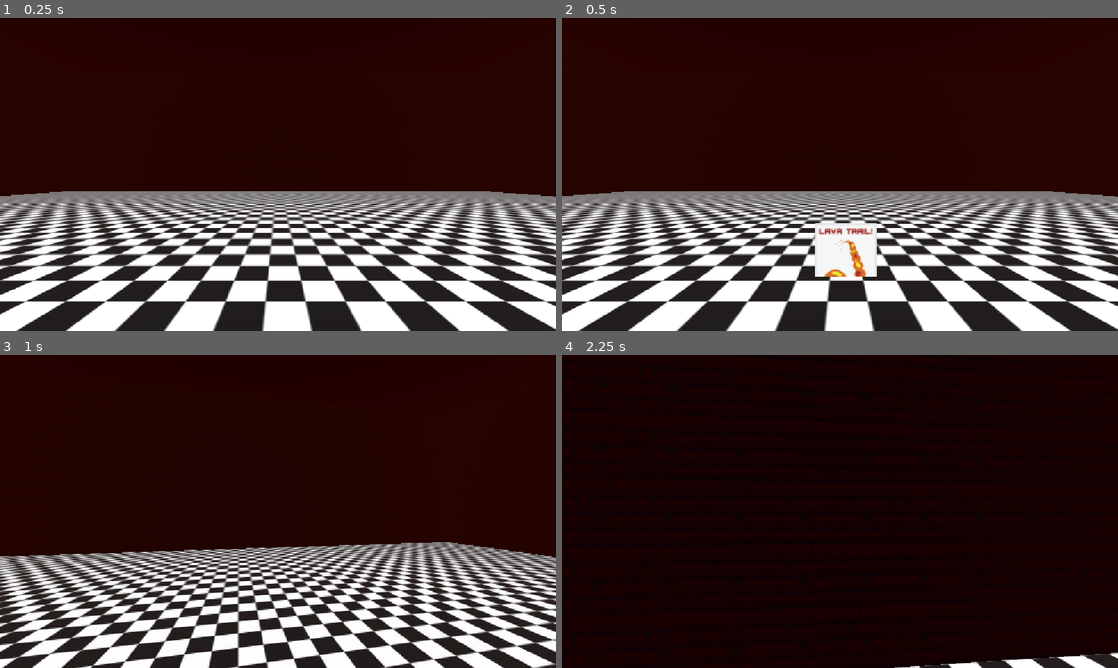
Above: before the commit, frames 1-4 (two rows, left to right).
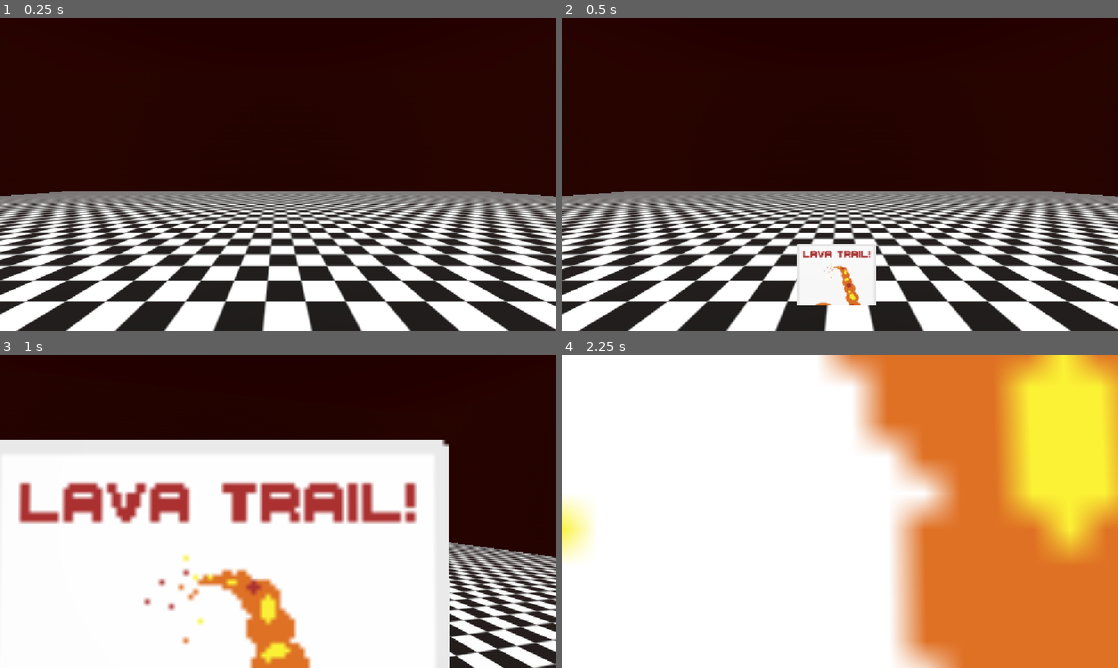
Above: after the commit, the same moments.

Repository: WeirdDude231/Kitchen-Prototype-Game
Game: Godot game, scene res://Main Folder/main_scene.tscn
Same seed, same stepped clock (60 frames per second), same inputs: the game is played once before the commit and once after it.
Inputs (mouse positions are in pixels of both pictures, inside the frame that each line leads up to):
- Up to frame 1 (0.25 s): no input
- Up to frame 2 (0.5 s): no input
- Up to frame 3 (1 s): tap Enter (ui_accept) at 0.5, 0.77 s; move the mouse to (305, 511) at 0.52 s; hold Up (ui_up) from 0.53 s (still down); click (305, 511) at 0.6 s
- Up to frame 4 (2.25 s): keep holding Up (ui_up); move the mouse to (812, 511) at 1.27 s; click (812, 511) at 1.35 s; tap Enter (ui_accept) at 1.52 s; move the mouse to (851, 505) at 2.02 s; click (851, 505) at 2.1 s

Frame 1 is identical in both runs. In frame 2, 2.0% of the frame differs, in the area x 42-57%, y 65-92%; in frame 3, 50%; in frame 4, 100%, in the area x 0-100%, y 0-100%.

Commit message:
Coded cards to work properly

Diff:
--- a/Main Folder/main_scene.tscn
+++ b/Main Folder/main_scene.tscn
@@ -5,6 +5,7 @@
 [ext_resource type="Script" uid="uid://b6bn4gw6rg4gs" path="res://Scripts/Global.gd" id="1_tasv8"]
 [ext_resource type="PackedScene" uid="uid://dly2tv1ydo1wi" path="res://Objects/spawner.tscn" id="4_2mdd8"]
 [ext_resource type="Texture2D" uid="uid://ndf2tt37tlqi" path="res://Sprites/BrickWall.png" id="4_av41v"]
+[ext_resource type="Script" uid="uid://d0p51y7rc0nsp" path="res://Scripts/FuckThisWeirdScriptBS.gd" id="6_kgt8l"]
 [ext_resource type="PackedScene" uid="uid://v76vplikqqo" path="res://Objects/card_of_terror.tscn" id="6_lty13"]
 
 [sub_resource type="Environment" id="Environment_g4v7s"]
@@ -136,6 +137,12 @@
 [node name="RoundStartTimer" type="Timer" parent="." unique_id=440941688]
 wait_time = 2.5
 one_shot = true
+script = ExtResource("6_kgt8l")
+
+[node name="RoundTimer" type="Timer" parent="." unique_id=1824229175]
+wait_time = 20.0
 
 [node name="CardOfTerror" parent="." unique_id=952680835 instance=ExtResource("6_lty13")]
 transform = Transform3D(1, 0, 0, 0, 1, 0, 0, 0, 1, 0.24413562, 0.5174308, -3.0976305)
+
+[connection signal="timeout" from="RoundStartTimer" to="." method="_on_round_start_timer_timeout"]
--- a/Main Folder/player.tscn
+++ b/Main Folder/player.tscn
@@ -77,6 +77,9 @@
 
 [node name="RayCast3D" type="RayCast3D" parent="Head/Camera3D" unique_id=1670750340]
 
+[node name="CardPoint" type="Node3D" parent="Head" unique_id=525646372]
+transform = Transform3D(1, 0, 0, 0, 1, 0, 0, 0, 1, 0, -1.1780858, -2.3882222)
+
 [node name="TextureRect" type="TextureRect" parent="." unique_id=41555738]
 offset_right = 1152.0
 offset_bottom = 648.0
@@ -109,4 +112,8 @@
 transform = Transform3D(1, 0, 0, 0, 1, 0, 0, 0, 1, 0, 1, 0)
 shape = SubResource("CapsuleShape3D_g4v7s")
 
+[node name="InvincibleTimer" type="Timer" parent="." unique_id=1331598011]
+one_shot = true
+
 [connection signal="area_entered" from="Area3D" to="." method="_on_area_3d_area_entered"]
+[connection signal="timeout" from="InvincibleTimer" to="." method="_on_invincible_timer_timeout"]
--- a/Objects/card_of_terror.tscn
+++ b/Objects/card_of_terror.tscn
@@ -68,4 +68,10 @@
 [node name="AnimationPlayer" type="AnimationPlayer" parent="." unique_id=749462166]
 libraries/ = SubResource("AnimationLibrary_yr83h")
 
+[node name="DestroyCardTimer" type="Timer" parent="." unique_id=316514647]
+wait_time = 5.0
+one_shot = true
+autostart = true
+
 [connection signal="animation_finished" from="AnimationPlayer" to="." method="_on_animation_player_animation_finished"]
+[connection signal="timeout" from="DestroyCardTimer" to="." method="_on_destroy_card_timer_timeout"]
--- a/Scripts/CardCode.gd
+++ b/Scripts/CardCode.gd
@@ -2,6 +2,10 @@
 
 @onready var spr = $"Card Sprite"
 @onready var anim = $AnimationPlayer
+
+var FollowSpd = 4.0
+
+var CardID = 0 #Which card to use, a random ID is chosen and after some time that card's effect is put into action.
 
 # Called when the node enters the scene tree for the first time.
 func _ready() -> void:
@@ -10,9 +14,20 @@
 
 # Called every frame. 'delta' is the elapsed time since the previous frame.
 func _process(delta: float) -> void:
-	pass
+	if Global.PlayerPoint != null:
+		var playerPOS = Global.PlayerPoint.global_position
+		global_position = global_position.lerp(playerPOS, delta * FollowSpd)
 
 
 func _on_animation_player_animation_finished(anim_name: StringName) -> void:
 	if anim_name == "Rise":
 		anim.play("Float")
+
+
+func _on_destroy_card_timer_timeout() -> void:
+	match CardID:
+		0:
+			Global.TrailOfLava = true
+
+	Global.StartTimer = true
+	queue_free()
--- /dev/null
+++ b/Scripts/FuckThisWeirdScriptBS.gd
@@ -0,0 +1,8 @@
+extends Timer
+#Why can't I just start this timer in the Global script? This engine is like working with a stubborn child!
+
+# Called every frame. 'delta' is the elapsed time since the previous frame.
+func _process(delta: float) -> void:
+	if Global.StartTimer == true:
+		start()
+		Global.StartTimer = false
--- a/Scripts/Global.gd
+++ b/Scripts/Global.gd
@@ -3,7 +3,10 @@
 #Vibecoded? Nah coded on frustration and music, I'm tired af as of writing this.
 
 #Get stuff ready
+var StartTimer = false
 @onready var RoundTimer = $RoundStartTimer
+#Player stuff
+var PlayerPoint
 
 #Loading
 #Attacks and traps
@@ -31,7 +34,7 @@
 var AttackID = 0 #Which attack to execute, each attack has an ID and will be set off by a timer.
 #Once this timer goes off the attack will execute right away, there is one timer.
 var AttackTimer = 5.0 #How long to execute the chosen attack.
-var Stage = 0 #Starting stage, nothing happens during stage 0 and only a cutscene. This will lead into everything else.
+static var Stage = 0 #Starting stage, nothing happens during stage 0 and only a cutscene. This will lead into everything else.
 #Card effects are not at all affected by the stage unless it's stage 0
 
 #Stage 0: Cutscene/Card picking/Break time
@@ -102,7 +105,7 @@
 			AttackTimer -= 1*delta
 
 	#Spawn in the card entities
-	if get_tree().get_nodes_in_group("LavaTrail").size() < 1 && TrailOfLava == true:
+	if get_tree().get_nodes_in_group("LavaTrail").size() < 1 && TrailOfLava == true && Stage == 1:
 		var trail = Enemy.instantiate()
 		trail.LavaTrail = true
 		trail.EnemySpeed = 6.9 #Haha funi number
@@ -112,3 +115,8 @@
 	#Round manager
 	#if RoundTimer.is_stopped() && Stage == 0:
 		#pass
+
+
+
+func _on_round_start_timer_timeout() -> void:
+	Stage += 1
--- a/Scripts/player.gd
+++ b/Scripts/player.gd
@@ -42,11 +42,15 @@
 @onready var DamagePart = $TextureRect
 @onready var BloodSplat = $BloodEffect #Consistent names? Never heard of it.
 @onready var BloodUI = $BloodSplatter
+@onready var CardPoint = $Head/CardPoint #The point of this is to tell the cards where to hover to
+@onready var InvinTimer = $InvincibleTimer
 
 func _ready() -> void:
 	Input.set_mouse_mode(Input.MOUSE_MODE_CAPTURED)
 	DamagePart.modulate.a = 0.0
 	BloodSplat.rotation.z = 90.0
+
+	Global.PlayerPoint = CardPoint #Set this up in the Global script so that it can be used by the cards easily.
 
 func _unhandled_input(event: InputEvent) -> void:
 	#This moves the camera with the mouse, and only the camera.
@@ -113,7 +117,14 @@
 
 
 func _on_area_3d_area_entered(area: Area3D) -> void:
-	if area.is_in_group("Hurtbox"):
+	if area.is_in_group("Hurtbox") && Invincible == false:
 		PlayerHP -= 1
 		DamageIndct.play("DmgIndication")
 		BloodSplat.emitting = true
+		Invincible = true
+		InvinTimer.start(1.0)
+
+
+func _on_invincible_timer_timeout() -> void:
+	Invincible = false
+	print("Not invincible")
Not shown, added: Scripts/FuckThisWeirdScriptBS.gd.uid
